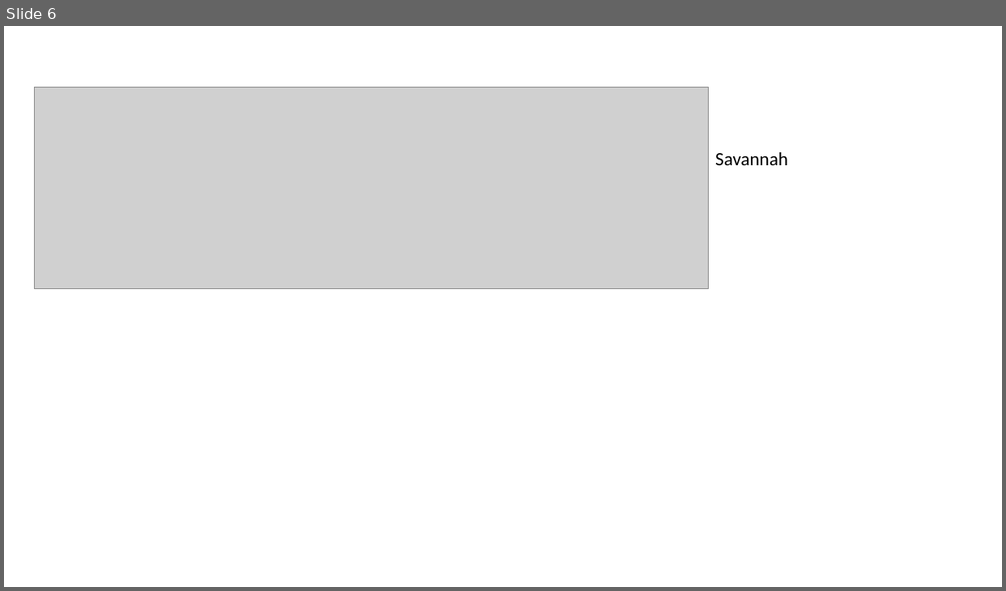
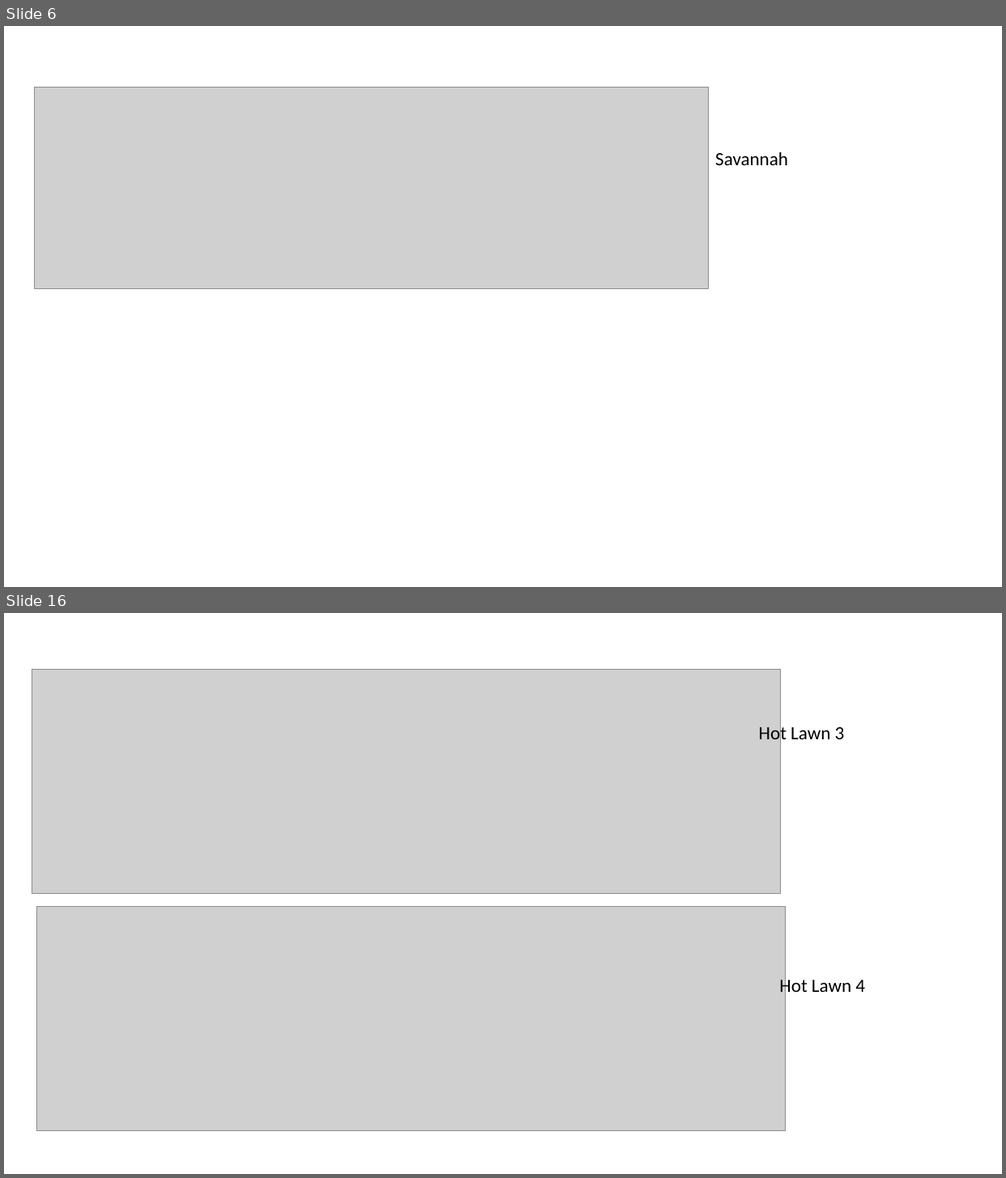
Before and after one commit to rosehanuy/soil-flux-nybg, a slide deck: Chamber_Temp_Plots.pptx. Shown one above the other, each under a label of ours: slide 6 before the commit, slides 6 and 16 after it; the slides between them are not shown. The pictures are 1006x591 and 1006x1178 pixels, drawn with LibreOffice and Linux fonts; fonts in the diff are those of the drawing; grey boxes stand for pictures. Boxes give left, top, right and bottom in pixels: in the first picture for what was removed or moved away, otherwise in the second. Text is boxed around its words. In the diff, an @@ line names an element or a change of style, - is before the commit and + after.

```diff
--- a/Chamber_Temp_Plots.pptx
+++ b/Chamber_Temp_Plots.pptx
@@ slide 16 added at (4,613,1002,1174), background #FFFFFF @@
@@ picture added at (32,669,780,894) @@
@@ text added at (759,724,845,745), 18 pt, text #000000 @@
+Hot Lawn 3
@@ picture added at (37,906,786,1131) @@
@@ text added at (779,976,865,997), 18 pt, text #000000 @@
+Hot Lawn 4
```
Also in this commit, not shown: 1 slide changed, 10 other slides added, 2 other files.
